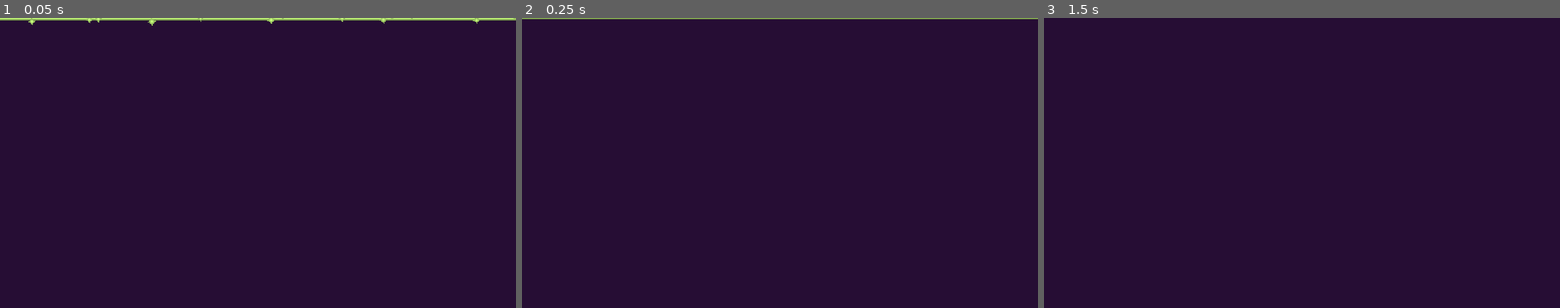
Above: before the commit, frames 1-3 (left to right).
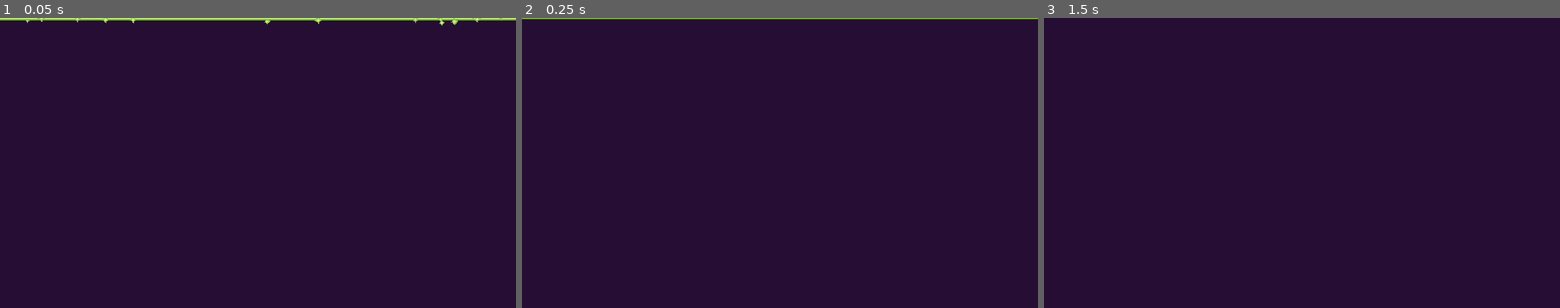
Above: after the commit, the same moments.

Repository: bear-minimum-studio/space-bear
Game: Godot game, scene res://weapons/projectiles/laser/HealingLaser.tscn
Same seed, same stepped clock (60 frames per second), same inputs: the game is played once before the commit and once after it. This scene is started directly instead of the project's main scene.
Inputs:
- Up to frame 1 (0.05 s): no input
- Up to frame 2 (0.25 s): no input
- Up to frame 3 (1.5 s): tap Enter (upgrade) at 0.5 s; hold Right (turn_right) 0.53-1.28 s; hold X (cycle_selection) 0.53-1.28 s; tap Space (fire) at 1.25 s; hold Ctrl (brake) from 1.28 s (still down); tap Down (decelerate) at 1.35 s

The runs differ from the first frame. In frame 1, 0.2% of the frame differs, in the area x 5-100%, y 0-3%; in frame 2, nothing differs; in frame 3, nothing differs.

Commit message:
feat: show no impact of laser if no hit

Diff:
--- a/weapons/projectiles/laser/Laser.gd
+++ b/weapons/projectiles/laser/Laser.gd
@@ -33,6 +33,7 @@
 	var distance
 	if coll == Vector2.ZERO:
 		distance = laser_range
+		impact_particles.visible = false
 	else:
 		var body_or_area = ray_cast_2d.get_collider()
 		_hit(body_or_area)
